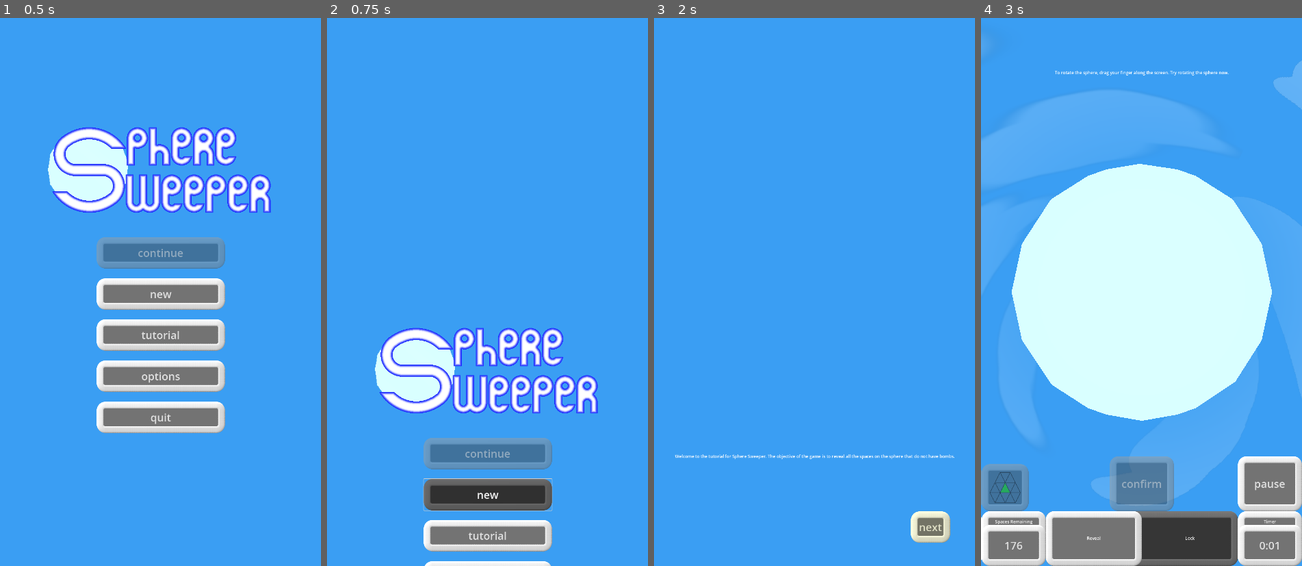
Above: before the commit, frames 1-4 (left to right).
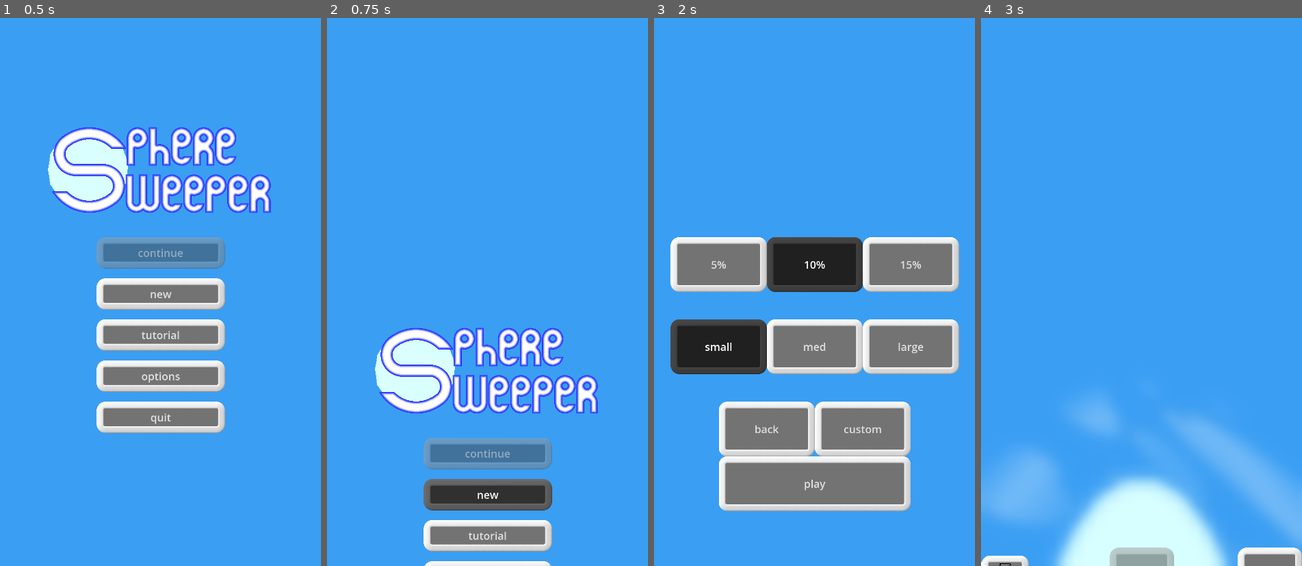
Above: after the commit, the same moments.

Repository: WalynC/sphereSweeperGodot
Game: Godot game, scene res://mainScenes/menu_scene.tscn
The game is run twice, just before and just after one commit, with the same random seed, the same clock (stepped at 60 frames per second) and the same inputs. This scene is started directly instead of the project's main scene. Sound files missing from this copy of the repository are replaced by a short silence.
Inputs (mouse positions are in pixels of both pictures, inside the frame that each line leads up to):
- Up to frame 1 (0.5 s): no input
- Up to frame 2 (0.75 s): click "new" at 0.5 s
- Up to frame 3 (2 s): tap Enter at 1.25 s; move the mouse to (885, 264) at 1.27 s; hold Down (scroll_down) from 1.28 s (still down); click (885, 264) at 1.42 s
- Up to frame 4 (3 s): release Down (scroll_down) at 2 s; click (1141, 483) at 2 s, where only the run after the commit has a clickable "play"; click (1257, 144) at 2.75 s, where only the run before the commit has a clickable "next"

Frame 1 is identical in both runs. In frame 2, 0.1% of the frame differs, in the area x 29-71%, y 84-90%; in frame 3, 30%; in frame 4, 52%, in the area x 0-100%, y 7-100%.

Commit message:
Improves UI, buttons can no longer be "Selected" so there's no box to show current focus

Diff:
--- a/scripts/CustomGameMenu.gd
+++ b/scripts/CustomGameMenu.gd
@@ -1,7 +1,7 @@
 extends Control
 
-@export var densText: RichTextLabel
-@export var sizeText: RichTextLabel
+@export var densText: Label
+@export var sizeText: Label
 @export var densRange: Range
 @export var sizeRange: Range
 
--- a/scripts/OptionsMenu.gd
+++ b/scripts/OptionsMenu.gd
@@ -4,7 +4,7 @@
 @export var modeButtons: Array[Button]
 var called = false
 @export var previousUI:Control
-@export var volText:RichTextLabel
+@export var volText:Label
 @export var volSlider:Slider
 @export var themeText:Label
 
--- a/scripts/WinScreen.gd
+++ b/scripts/WinScreen.gd
@@ -4,8 +4,8 @@
 signal again_button()
 
 @export var gm:GameManager
-@export var time:RichTextLabel
-@export var bombs:RichTextLabel
+@export var time:Label
+@export var bombs:Label
 
 @export var gameUI:Control
 
--- a/uiScenes/custom_game_menu.tscn
+++ b/uiScenes/custom_game_menu.tscn
@@ -25,6 +25,7 @@
 anchor_top = 0.3
 anchor_right = 0.8
 anchor_bottom = 0.35
+focus_mode = 0
 min_value = 1.0
 value = 1.0
 rounded = true
@@ -38,6 +39,7 @@
 anchor_bottom = 0.55
 offset_top = 7.0
 offset_bottom = 7.0
+focus_mode = 0
 min_value = 1.0
 max_value = 20.0
 value = 1.0
@@ -50,6 +52,7 @@
 anchor_top = 0.7
 anchor_right = 0.5
 anchor_bottom = 0.8
+focus_mode = 0
 text = "back"
 
 [node name="play" type="Button" parent="."]
@@ -59,9 +62,10 @@
 anchor_top = 0.7
 anchor_right = 0.8
 anchor_bottom = 0.8
+focus_mode = 0
 text = "play"
 
-[node name="densText" type="RichTextLabel" parent="."]
+[node name="densText" type="Label" parent="."]
 layout_mode = 1
 anchors_preset = -1
 anchor_left = 0.4
@@ -69,7 +73,7 @@
 anchor_right = 0.6
 anchor_bottom = 0.3
 
-[node name="sizeText" type="RichTextLabel" parent="."]
+[node name="sizeText" type="Label" parent="."]
 layout_mode = 1
 anchors_preset = -1
 anchor_left = 0.4
--- a/uiScenes/game_ui.tscn
+++ b/uiScenes/game_ui.tscn
@@ -57,6 +57,7 @@
 anchor_top = 0.9
 anchor_bottom = 0.9
 grow_vertical = 0
+focus_mode = 0
 button_mask = 3
 icon = ExtResource("2_5e4df")
 text_overrun_behavior = 1
@@ -75,6 +76,7 @@
 anchor_top = 0.8
 anchor_right = 1.0
 anchor_bottom = 0.9
+focus_mode = 0
 button_mask = 3
 text = "pause"
 metadata/_edit_use_anchors_ = true
@@ -86,6 +88,7 @@
 anchor_top = 0.8
 anchor_right = 0.6
 anchor_bottom = 0.9
+focus_mode = 0
 button_mask = 3
 text = "confirm"
 metadata/_edit_use_anchors_ = true
@@ -114,6 +117,7 @@
 anchor_top = 0.925
 anchor_right = 0.2
 anchor_bottom = 1.0
+focus_mode = 0
 button_mask = 3
 metadata/_edit_use_anchors_ = true
 
@@ -133,6 +137,7 @@
 anchors_preset = -1
 anchor_right = 1.0
 anchor_bottom = 1.0
+focus_mode = 0
 toggle_mode = true
 button_mask = 3
 metadata/_edit_use_anchors_ = true
@@ -207,6 +212,7 @@
 anchor_top = 0.925
 anchor_right = 1.0
 anchor_bottom = 1.0
+focus_mode = 0
 button_mask = 3
 metadata/_edit_use_anchors_ = true
 
--- a/uiScenes/lose_screen.tscn
+++ b/uiScenes/lose_screen.tscn
@@ -21,6 +21,7 @@
 anchor_top = 0.6
 anchor_right = 0.6
 anchor_bottom = 0.65
+focus_mode = 0
 text = "restart"
 
 [node name="continue" type="Button" parent="."]
@@ -30,6 +31,7 @@
 anchor_top = 0.7
 anchor_right = 0.6
 anchor_bottom = 0.75
+focus_mode = 0
 text = "continue"
 
 [node name="menu" type="Button" parent="."]
@@ -39,9 +41,10 @@
 anchor_top = 0.8
 anchor_right = 0.6
 anchor_bottom = 0.85
+focus_mode = 0
 text = "menu"
 
-[node name="loseLabel" type="RichTextLabel" parent="."]
+[node name="loseLabel" type="Label" parent="."]
 layout_mode = 1
 anchors_preset = -1
 anchor_left = 0.2
--- a/uiScenes/main_menu.tscn
+++ b/uiScenes/main_menu.tscn
@@ -22,6 +22,7 @@
 anchor_top = 0.4
 anchor_right = 0.7
 anchor_bottom = 0.45
+focus_mode = 0
 text = "continue"
 
 [node name="new" type="Button" parent="."]
@@ -31,6 +32,7 @@
 anchor_top = 0.475
 anchor_right = 0.7
 anchor_bottom = 0.525
+focus_mode = 0
 text = "new"
 
 [node name="tut" type="Button" parent="."]
@@ -40,6 +42,7 @@
 anchor_top = 0.55
 anchor_right = 0.7
 anchor_bottom = 0.6
+focus_mode = 0
 text = "tutorial"
 
 [node name="opt" type="Button" parent="."]
@@ -49,6 +52,7 @@
 anchor_top = 0.625
 anchor_right = 0.7
 anchor_bottom = 0.675
+focus_mode = 0
 text = "options"
 
 [node name="quit" type="Button" parent="."]
@@ -58,6 +62,7 @@
 anchor_top = 0.7
 anchor_right = 0.7
 anchor_bottom = 0.75
+focus_mode = 0
 text = "quit
 "
 
--- a/uiScenes/new_game_basic_menu.tscn
+++ b/uiScenes/new_game_basic_menu.tscn
@@ -23,6 +23,7 @@
 anchor_top = 0.4
 anchor_right = 0.35
 anchor_bottom = 0.5
+focus_mode = 0
 toggle_mode = true
 text = "5%"
 
@@ -33,6 +34,7 @@
 anchor_top = 0.4
 anchor_right = 0.65
 anchor_bottom = 0.5
+focus_mode = 0
 toggle_mode = true
 text = "10%"
 
@@ -43,6 +45,7 @@
 anchor_top = 0.4
 anchor_right = 0.95
 anchor_bottom = 0.5
+focus_mode = 0
 toggle_mode = true
 text = "15%"
 
@@ -53,6 +56,7 @@
 anchor_top = 0.55
 anchor_right = 0.35
 anchor_bottom = 0.65
+focus_mode = 0
 toggle_mode = true
 text = "small"
 
@@ -63,6 +67,7 @@
 anchor_top = 0.55
 anchor_right = 0.65
 anchor_bottom = 0.65
+focus_mode = 0
 toggle_mode = true
 text = "med"
 
@@ -73,6 +78,7 @@
 anchor_top = 0.55
 anchor_right = 0.95
 anchor_bottom = 0.65
+focus_mode = 0
 toggle_mode = true
 text = "large"
 
@@ -83,6 +89,7 @@
 anchor_top = 0.7
 anchor_right = 0.5
 anchor_bottom = 0.8
+focus_mode = 0
 text = "back"
 
 [node name="custom" type="Button" parent="."]
@@ -92,6 +99,7 @@
 anchor_top = 0.7
 anchor_right = 0.8
 anchor_bottom = 0.8
+focus_mode = 0
 text = "custom"
 
 [node name="play" type="Button" parent="."]
@@ -101,6 +109,7 @@
 anchor_top = 0.8
 anchor_right = 0.8
 anchor_bottom = 0.9
+focus_mode = 0
 text = "play"
 
 [connection signal="toggled" from="5p" to="." method="_change_density" binds= [0]]
--- a/uiScenes/options_menu.tscn
+++ b/uiScenes/options_menu.tscn
@@ -16,7 +16,7 @@
 modeButtons = [NodePath("one"), NodePath("double"), NodePath("button")]
 volText = NodePath("volumeText")
 volSlider = NodePath("volume")
-themeText = NodePath("volumeText2")
+themeText = NodePath("themeText")
 
 [node name="one" type="Button" parent="."]
 layout_mode = 1
@@ -25,6 +25,7 @@
 anchor_top = 0.4
 anchor_right = 0.35
 anchor_bottom = 0.5
+focus_mode = 0
 toggle_mode = true
 text = "Single Tap"
 
@@ -35,6 +36,7 @@
 anchor_top = 0.4
 anchor_right = 0.65
 anchor_bottom = 0.5
+focus_mode = 0
 toggle_mode = true
 text = "Double Tap"
 
@@ -45,6 +47,7 @@
 anchor_top = 0.4
 anchor_right = 0.95
 anchor_bottom = 0.5
+focus_mode = 0
 toggle_mode = true
 text = "On-Screen Button"
 
@@ -55,6 +58,7 @@
 anchor_top = 0.7
 anchor_right = 0.5
 anchor_bottom = 0.8
+focus_mode = 0
 text = "back"
 
 [node name="volume" type="HSlider" parent="."]
@@ -64,10 +68,11 @@
 anchor_top = 0.3
 anchor_right = 0.8
 anchor_bottom = 0.35
+focus_mode = 0
 value = 1.0
 rounded = true
 
-[node name="volumeText" type="RichTextLabel" parent="."]
+[node name="volumeText" type="Label" parent="."]
 layout_mode = 1
 anchors_preset = -1
 anchor_left = 0.4
@@ -83,6 +88,7 @@
 anchor_top = 0.55
 anchor_right = 0.15
 anchor_bottom = 0.65
+focus_mode = 0
 text = "<<"
 
 [node name="next" type="Button" parent="."]
@@ -92,10 +98,11 @@
 anchor_top = 0.55
 anchor_right = 0.95
 anchor_bottom = 0.65
+focus_mode = 0
 text = ">>
 "
 
-[node name="volumeText2" type="Label" parent="."]
+[node name="themeText" type="Label" parent="."]
 layout_mode = 1
 anchors_preset = -1
 anchor_left = 0.2
--- a/uiScenes/pause_menu.tscn
+++ b/uiScenes/pause_menu.tscn
@@ -21,6 +21,7 @@
 anchor_top = 0.8
 anchor_right = 0.8
 anchor_bottom = 0.9
+focus_mode = 0
 text = "menu
 "
 
@@ -31,6 +32,7 @@
 anchor_top = 0.5
 anchor_right = 0.8
 anchor_bottom = 0.6
+focus_mode = 0
 text = "new"
 
 [node name="options" type="Button" parent="."]
@@ -40,6 +42,7 @@
 anchor_top = 0.65
 anchor_right = 0.8
 anchor_bottom = 0.75
+focus_mode = 0
 text = "options"
 
 [node name="continue" type="Button" parent="."]
@@ -49,6 +52,7 @@
 anchor_top = 0.35
 anchor_right = 0.8
 anchor_bottom = 0.45
+focus_mode = 0
 text = "continue"
 
 [connection signal="pressed" from="menu" to="." method="go_to_main_menu"]
--- a/uiScenes/tutorial_pause_menu.tscn
+++ b/uiScenes/tutorial_pause_menu.tscn
@@ -21,6 +21,7 @@
 anchor_top = 0.8
 anchor_right = 0.8
 anchor_bottom = 0.9
+focus_mode = 0
 text = "menu
 "
 
@@ -31,6 +32,7 @@
 anchor_top = 0.5
 anchor_right = 0.8
 anchor_bottom = 0.6
+focus_mode = 0
 text = "restart"
 
 [node name="options" type="Button" parent="."]
@@ -40,6 +42,7 @@
 anchor_top = 0.65
 anchor_right = 0.8
 anchor_bottom = 0.75
+focus_mode = 0
 text = "options"
 
 [node name="continue" type="Button" parent="."]
@@ -49,6 +52,7 @@
 anchor_top = 0.35
 anchor_right = 0.8
 anchor_bottom = 0.45
+focus_mode = 0
 text = "continue"
 
 [connection signal="pressed" from="menu" to="." method="go_to_main_menu"]
--- a/uiScenes/win_screen.tscn
+++ b/uiScenes/win_screen.tscn
@@ -23,6 +23,7 @@
 anchor_top = 0.7
 anchor_right = 0.6
 anchor_bottom = 0.75
+focus_mode = 0
 text = "play again"
 
 [node name="menu" type="Button" parent="."]
@@ -32,9 +33,10 @@
 anchor_top = 0.8
 anchor_right = 0.6
 anchor_bottom = 0.85
+focus_mode = 0
 text = "menu"
 
-[node name="loseLabel" type="RichTextLabel" parent="."]
+[node name="loseLabel" type="Label" parent="."]
 layout_mode = 1
 anchors_preset = -1
 anchor_left = 0.2
@@ -43,7 +45,7 @@
 anchor_bottom = 0.2
 text = "you win"
 
-[node name="time" type="RichTextLabel" parent="."]
+[node name="time" type="Label" parent="."]
 layout_mode = 1
 anchors_preset = -1
 anchor_left = 0.2
@@ -52,7 +54,7 @@
 anchor_bottom = 0.3
 text = "time: 0"
 
-[node name="bombs hit" type="RichTextLabel" parent="."]
+[node name="bombs hit" type="Label" parent="."]
 layout_mode = 1
 anchors_preset = -1
 anchor_left = 0.2
--- a/visualThemes/dayVisualTheme/dayTheme.tres
+++ b/visualThemes/dayVisualTheme/dayTheme.tres
@@ -11,4 +11,5 @@
 Button/styles/hover = ExtResource("2_cunrk")
 Button/styles/normal = ExtResource("3_o2434")
 Button/styles/pressed = ExtResource("4_iatxw")
+Label/font_sizes/font_size = 40
 Panel/styles/panel = ExtResource("3_o2434")
--- a/visualThemes/nightVisualTheme/nightTheme.tres
+++ b/visualThemes/nightVisualTheme/nightTheme.tres
@@ -9,4 +9,5 @@
 Button/styles/hover = ExtResource("1_s87gc")
 Button/styles/normal = ExtResource("1_s87gc")
 Button/styles/pressed = ExtResource("1_s87gc")
+Label/font_sizes/font_size = 40
 Panel/styles/panel = ExtResource("1_s87gc")
